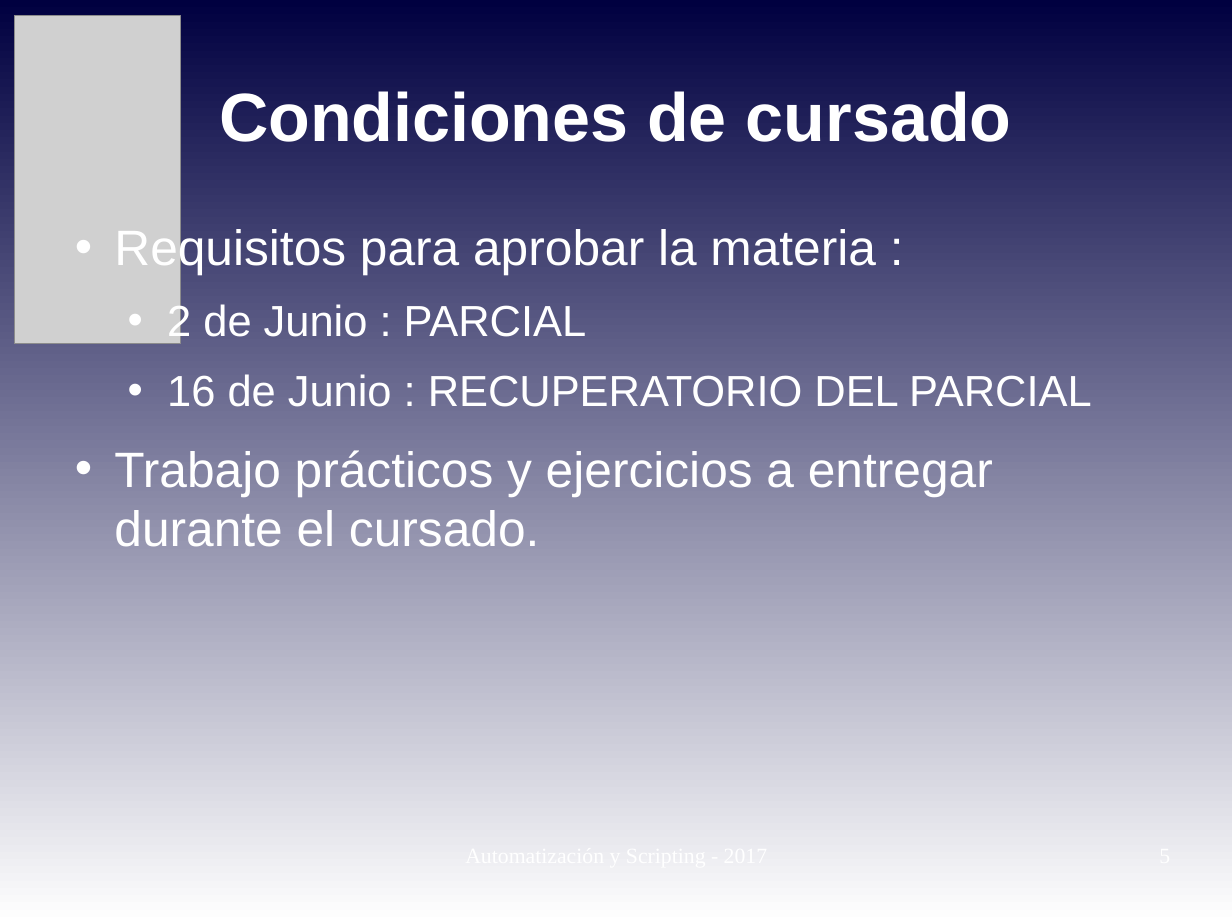
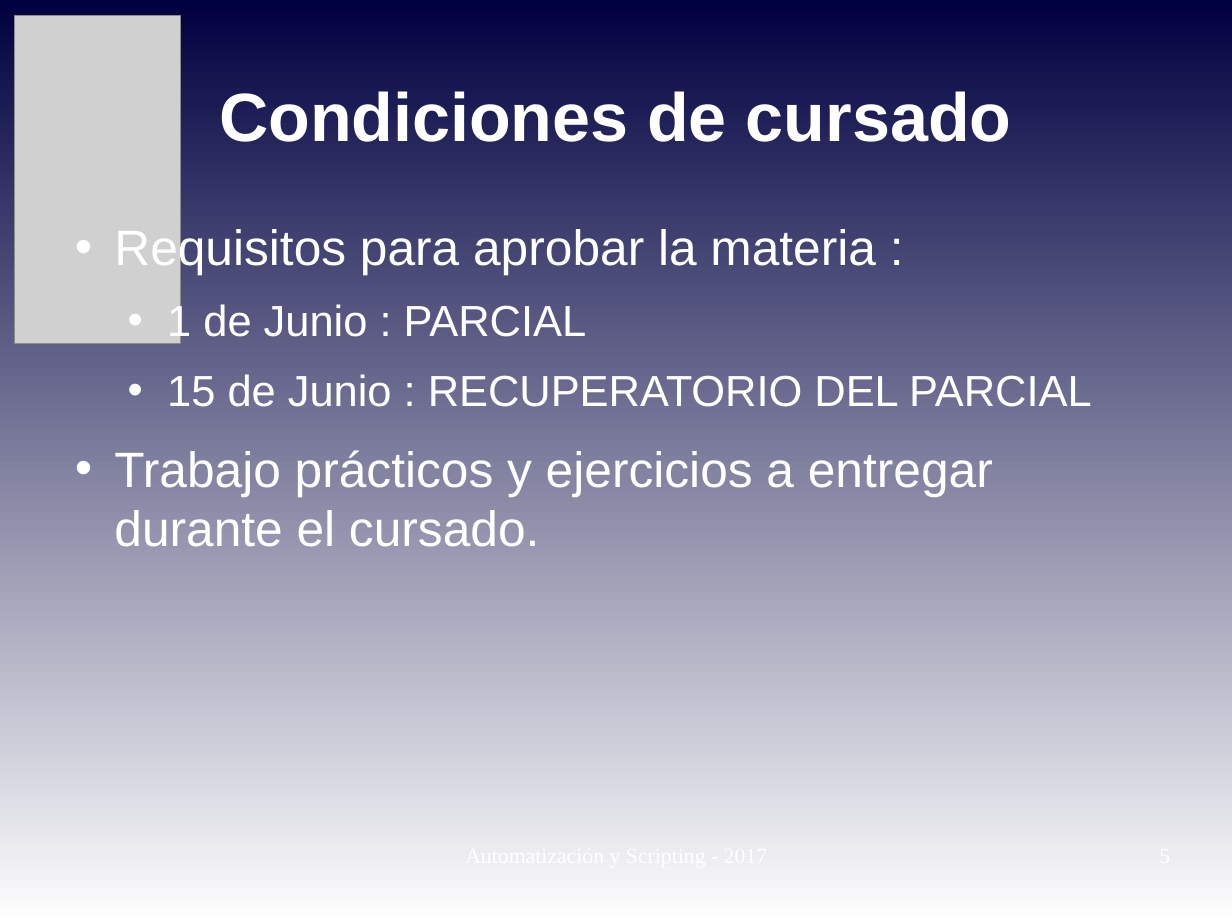
Before and after one commit to niniadcobre/-AutoyScripting, a slide deck: slide 5 of clases/AYS_clase01.odp. Drawn at 1232x924 pixels with LibreOffice and Linux fonts; fonts in the diff are those of the drawing; grey boxes stand for pictures. Boxes give left, top, right and bottom in pixels: in the first picture for what was removed or moved away, otherwise in the second. Text is boxed around its words. In the diff, an @@ line names an element or a change of style, - is before the commit and + after.

```diff
--- a/clases/AYS_clase01.odp
+++ b/clases/AYS_clase01.odp
@@ text at [167,302,1092,407]: text changed @@
-  • 2 de Junio : PARCIAL
-  • 16 de Junio : RECUPERATORIO DEL PARCIAL
+  • 1 de Junio : PARCIAL
+  • 15 de Junio : RECUPERATORIO DEL PARCIAL
```
Also in this commit, not shown: 5 other slides changed, 3 slides added, 3 other files.
